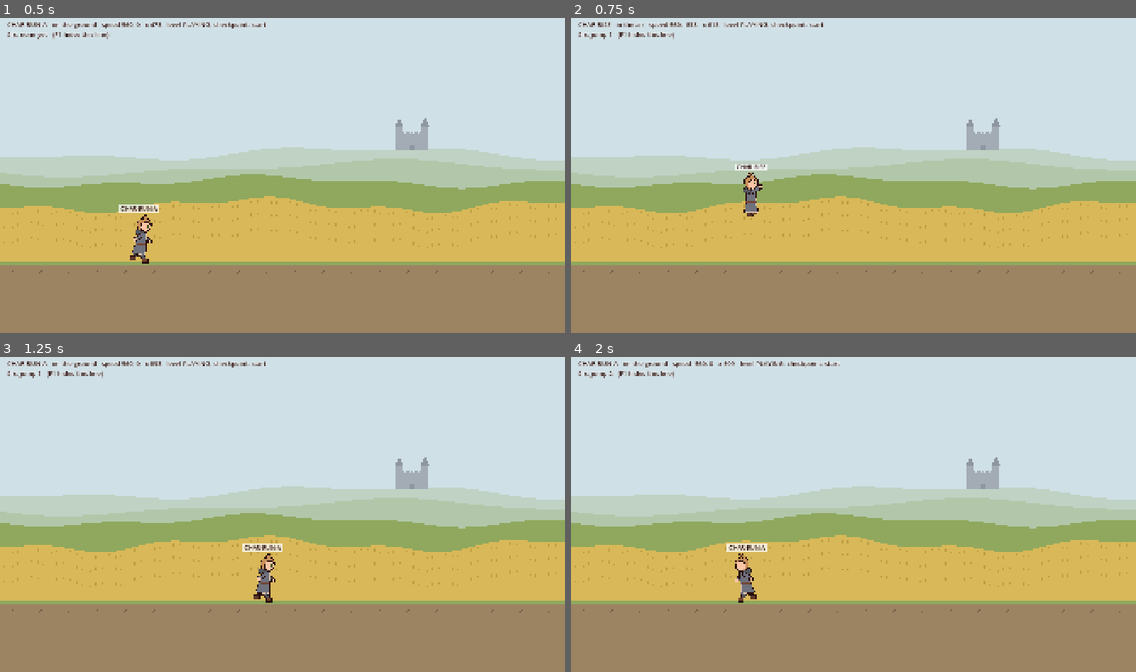
Above: before the commit, frames 1-4 (two rows, left to right).
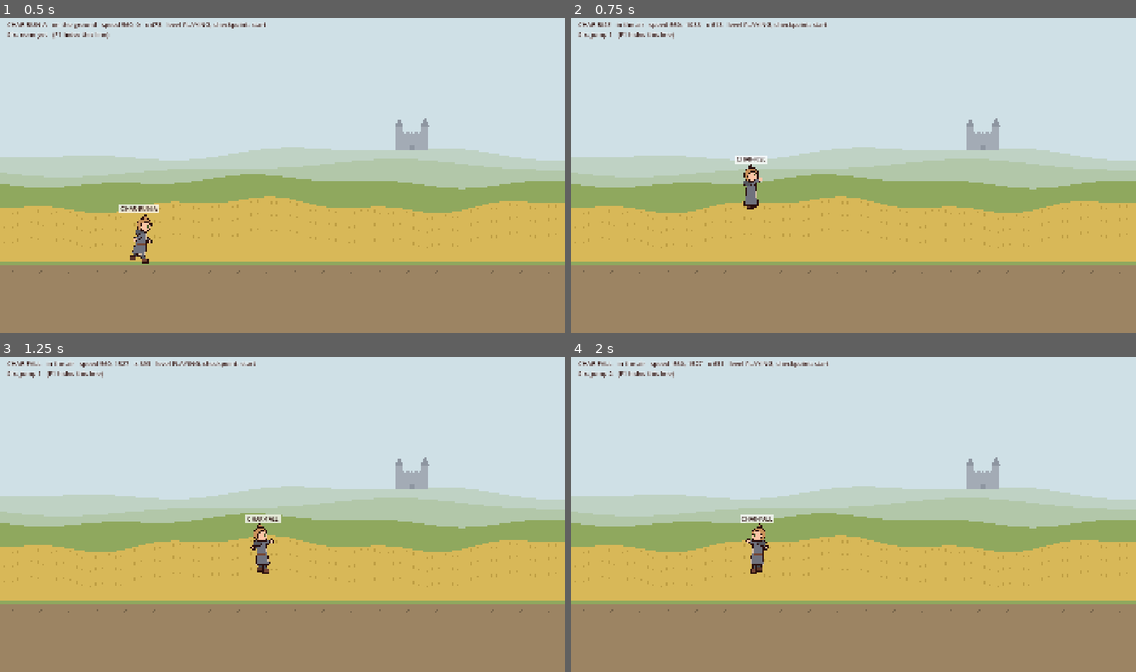
Above: after the commit, the same moments.

Repository: ShuaiZhang06/csye-7270-building-virtual-environments
Game: Godot game, scene res://tests/checks.tscn
The game is run twice, just before and just after one commit, with the same random seed, the same clock (stepped at 60 frames per second) and the same inputs. This scene is started directly instead of the project's main scene.
Inputs:
- Up to frame 1 (0.5 s): no input
- Up to frame 2 (0.75 s): tap Enter (restart) at 0.5 s; hold D (move_right) from 0.53 s (still down); tap Space (jump) at 0.6 s
- Up to frame 3 (1.25 s): keep holding D (move_right); tap Space (jump) at 0.77, 1.07 s
- Up to frame 4 (2 s): release D (move_right) at 1.28 s; hold A (move_left) from 1.28 s (still down); tap Space (jump) at 1.35, 1.52, 1.82 s

Frame 1 is identical in both runs. In frame 2, 0.8% of the frame differs, in the area x 20-46%, y 1-64%; in frame 3, 1.3%; in frame 4, 1.4%, in the area x 5-48%, y 1-79%.

Commit message:
Raise Rudy's jump so the cliffs are less tight
After the step 1b playtest: the cliffs could only be cleared from just
before the edge. The jump goes from 1300 to 1500 px/s (apex 222 to 294 px;
rise 0.38 s, fall 0.32 s). Measured on the 210 px cliff at full speed,
takeoffs now clear it from 187 px before the edge, 0.33 s of running,
instead of 131 px, 0.23 s. The cliff check now measures this window with
takeoffs every 5 px and asks for at least 0.3 s; the landing check allows
for the physics safe margin. 45 checks, all passing.

Co-Authored-By: Claude Opus 5.5 <noreply@anthropic.com>

Diff:
--- a/fall-2026/shuai-z/assignment-2/game/content/rudy/rudy.gd
+++ b/fall-2026/shuai-z/assignment-2/game/content/rudy/rudy.gd
@@ -28,7 +28,7 @@
 @export var turn_hold_time := 0.12 ## s the key is held after a turn on the ground before he moves
 @export var gravity := 4000.0 ## px/s² on the way up
 @export var fall_gravity := 6400.0 ## px/s² on the way down, so the fall is quicker than the rise
-@export var jump_velocity := 1300.0 ## px/s; at 60 physics ticks/s the apex is 222 px, the rise takes 0.33 s and the fall 0.27 s
+@export var jump_velocity := 1500.0 ## px/s; at 60 physics ticks/s the apex is 294 px, the rise takes 0.38 s and the fall 0.32 s
 @export var run_frame_time := 0.125 ## seconds per run frame (RUN-A, then RUN-B)
 @export var respawn_time := 0.7 ## s in CHAR-RESPAWN before control returns
 
--- a/fall-2026/shuai-z/assignment-2/game/tests/checks.gd
+++ b/fall-2026/shuai-z/assignment-2/game/tests/checks.gd
@@ -129,7 +129,10 @@
 	_check("the fall is quicker than the rise, as fall_gravity sets",
 		fall_ticks < rise_ticks and absi(rise_ticks - int(expected.y)) <= 1 and absi(fall_ticks - int(expected.z)) <= 1,
 		"rise %d ticks, fall %d; expected %d and %d" % [rise_ticks, fall_ticks, int(expected.y), int(expected.z)])
-	_check("he lands on the ground again", _rudy.is_on_floor() and is_equal_approx(_rudy.global_position.y, floor_y))
+	# The body rests within the physics safe margin (0.08 px) of the ground, so
+	# compare to within half a pixel.
+	_check("he lands on the ground again", _rudy.is_on_floor() and absf(_rudy.global_position.y - floor_y) < 0.5,
+		"on the floor %s, y %.3f, before the jump %.3f" % [_rudy.is_on_floor(), _rudy.global_position.y, floor_y])
 
 	# Holding the key: one jump, and no new jump on landing.
 	_reset_counts()
@@ -237,13 +240,6 @@
 	var gaps := _gaps(level)
 	_check("Level 1 has two cliffs, after the waystone and before the teleport circle",
 		gaps.size() == 2 and gaps[0].x > spawn.x and gaps[-1].y < portal.global_position.x, str(gaps))
-	var jump := _expected_jump()
-	var reach := _rudy.run_speed * (jump.y + jump.z) / Engine.physics_ticks_per_second
-	var spare := INF
-	for gap in gaps:
-		spare = minf(spare, (reach - (gap.y - gap.x)) / _rudy.run_speed)
-	_check("every cliff is narrower than a full-speed jump by at least 0.2 s of running",
-		spare >= 0.2, "%.2f s to spare at the widest; a full-speed jump covers %.0f px" % [spare, reach])
 
 	# A fall before the waystone: instant death, one fall sound, back at the start.
 	_reset_counts()
@@ -335,6 +331,23 @@
 		route_ticks > 0 and Sfx.count(&"checkpoint") == 1 and Sfx.count(&"portal") == 1 and Sfx.count(&"fall") == 0,
 		"%.1f s from the opening at full speed" % (route_ticks / 60.0))
 
+	# How forgiving the widest cliff is, measured: full-speed takeoffs every 5 px
+	# from 300 px before its edge to 40 px past it, on a fresh level.
+	_main.queue_free()
+	await _frames(1)
+	_start_level()
+	await _frames(5)
+	var widest := gaps[0]
+	for gap in gaps:
+		if gap.y - gap.x > widest.y - widest.x:
+			widest = gap
+	var window := await _takeoff_window(widest)
+	var window_s := (window.y - window.x) / _rudy.run_speed
+	_check("the widest cliff can be cleared by full-speed takeoffs spread over at least 0.3 s",
+		window_s >= 0.3,
+		"takeoffs from %s to %s clear it: %.0f px, %.2f s of running" % [
+			_from_edge(window.x), _from_edge(window.y), window.y - window.x, window_s])
+
 
 ## The cliffs: the gaps between ground segments, as (from x, to x).
 func _gaps(level: Node2D) -> Array[Vector2]:
@@ -350,6 +363,50 @@
 		if begin > end:
 			gaps.append(Vector2(end, begin))
 	return gaps
+
+
+## Runs at the cliff at full speed and jumps, once for each aim point every
+## 5 px from 300 px before its edge to 40 px past it. Returns the earliest and
+## the latest takeoff that cleared it, as x from the edge (before it is negative).
+func _takeoff_window(gap: Vector2) -> Vector2:
+	var earliest := INF
+	var latest := -INF
+	var aim := -300.0
+	while aim <= 40.0:
+		_teleport(Vector2(gap.x - 500.0, 840.0))
+		await _frames(2) # let him settle: is_on_floor() is stale until his next move
+		Input.action_press(&"move_right")
+		# Past the edge he keeps moving right while he falls, so every aim is reached.
+		await _wait_until(func() -> bool: return _rudy.global_position.x >= gap.x + aim, 240)
+		Input.action_press(&"jump")
+		var takeoff_x := NAN
+		var floor_x := _rudy.global_position.x
+		for t in 120:
+			await _frames(1)
+			if t == 2:
+				Input.action_release(&"jump")
+			if _rudy.is_on_floor():
+				if is_nan(takeoff_x):
+					floor_x = _rudy.global_position.x
+				elif _rudy.global_position.x > gap.y:
+					break # landed beyond the cliff
+			elif is_nan(takeoff_x) and _rudy.velocity.y < 0.0:
+				takeoff_x = floor_x # where he stood on the takeoff tick
+			if _rudy.global_position.y > 880.0:
+				break # in the pit
+		Input.action_release(&"move_right")
+		Input.action_release(&"jump")
+		if not is_nan(takeoff_x) and _rudy.is_on_floor() and _rudy.global_position.x > gap.y:
+			earliest = minf(earliest, takeoff_x - gap.x)
+			latest = maxf(latest, takeoff_x - gap.x)
+		aim += 5.0
+	return Vector2(earliest, latest)
+
+
+func _from_edge(x: float) -> String:
+	if x < 0.0:
+		return "%.0f px before the edge" % -x
+	return "%.0f px past the edge" % x
 
 
 ## Holds right and jumps once before each cliff, until the level is complete.
Not shown, changed: fall-2026/shuai-z/assignment-2/FRICTIONAL.md
